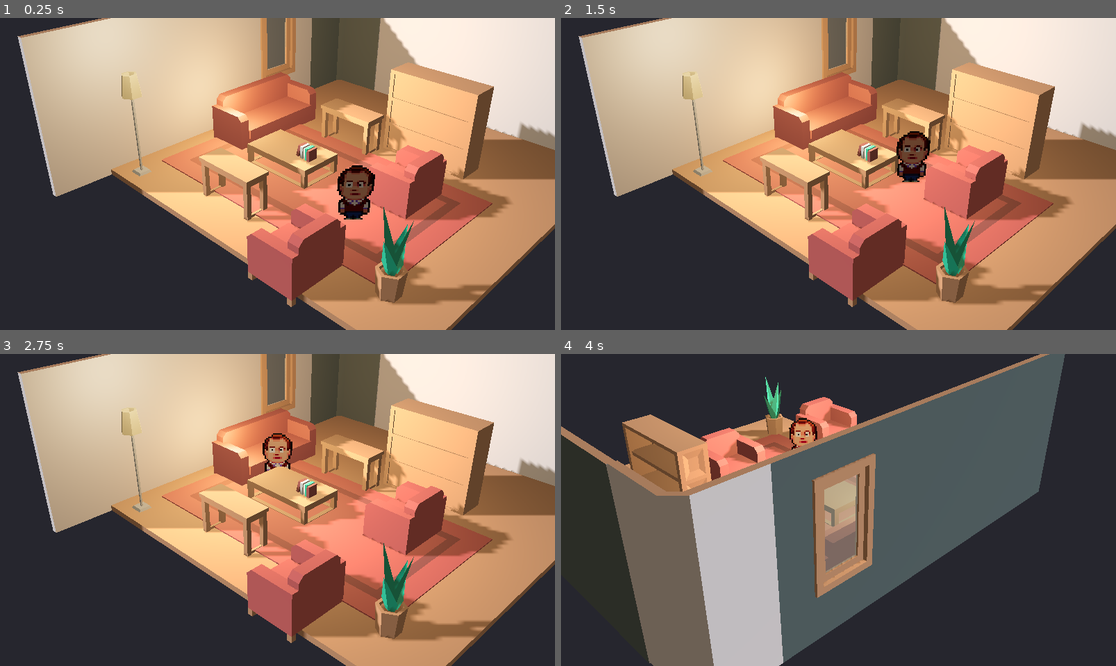
Above: before the commit, frames 1-4 (two rows, left to right).
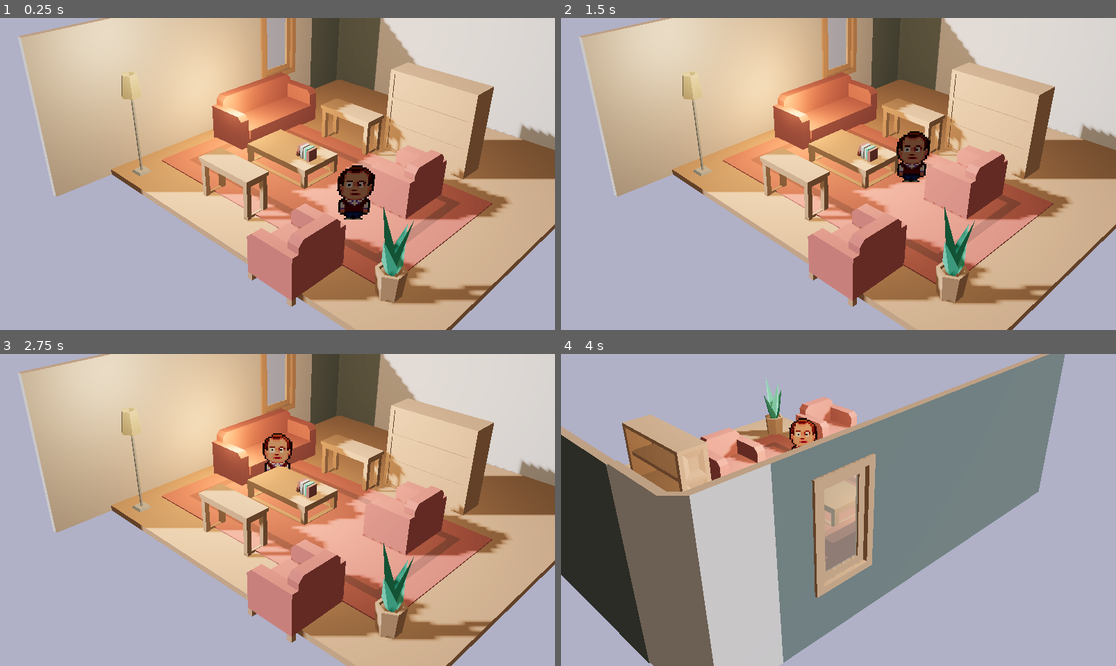
Above: after the commit, the same moments.

Repository: TerjeBallestad/godot-2D-HD
Game: Godot game, scene res://scenes/interior/interior_scene.tscn
Two runs of this game, one before a commit and one after it. Both use one fixed random seed, a clock stepped at 60 frames per second and the inputs below.
Inputs (mouse positions are in pixels of both pictures, inside the frame that each line leads up to):
- Up to frame 1 (0.25 s): no input
- Up to frame 2 (1.5 s): tap Enter at 0.5 s; move the mouse to (960, 158) at 0.52 s; tap Q at 0.6 s; click (960, 158) at 0.67 s; drag from (727, 189) to (810, 236) at 1.27 s
- Up to frame 3 (2.75 s): move the mouse to (333, 441) at 2.02 s; tap R at 2.1 s; click (333, 441) at 2.17 s
- Up to frame 4 (4 s): drag from (810, 572) to (672, 463) at 2.77 s; move the mouse to (1005, 556) at 3.52 s; tap E at 3.6 s; click (1005, 556) at 3.67 s

The runs differ from the first frame. In frame 1, 53% of the frame differs, in the area x 0-100%, y 0-100%; in frame 2, 54%; in frame 3, 54%; in frame 4, 74%.

Commit message:
feat(04-01): configure emissive-only bloom in Environment
- Enable glow with intensity 0.8, strength 1.0
- Set glow_bloom = 0.0 for emissive-only effect (CRITICAL)
- Set glow_hdr_threshold = 1.0 so only HDR values trigger bloom
- Enable glow levels 1, 2, 4 for local to medium spread
- Luminance cap at 12.0 for HDR clamping

Diff:
--- a/scenes/interior/interior_scene.tscn
+++ b/scenes/interior/interior_scene.tscn
@@ -32,6 +32,16 @@
 ambient_light_energy = 0.4
 tonemap_mode = 3
 tonemap_white = 6.0
+glow_enabled = true
+glow_intensity = 0.8
+glow_strength = 1.0
+glow_bloom = 0.0
+glow_hdr_threshold = 1.0
+glow_hdr_luminance_cap = 12.0
+glow_blend_mode = 0
+glow_levels/1 = true
+glow_levels/2 = true
+glow_levels/4 = true
 
 [sub_resource type="BoxShape3D" id="BoxShape3D_1"]
 size = Vector3(4, 0.1, 4)
